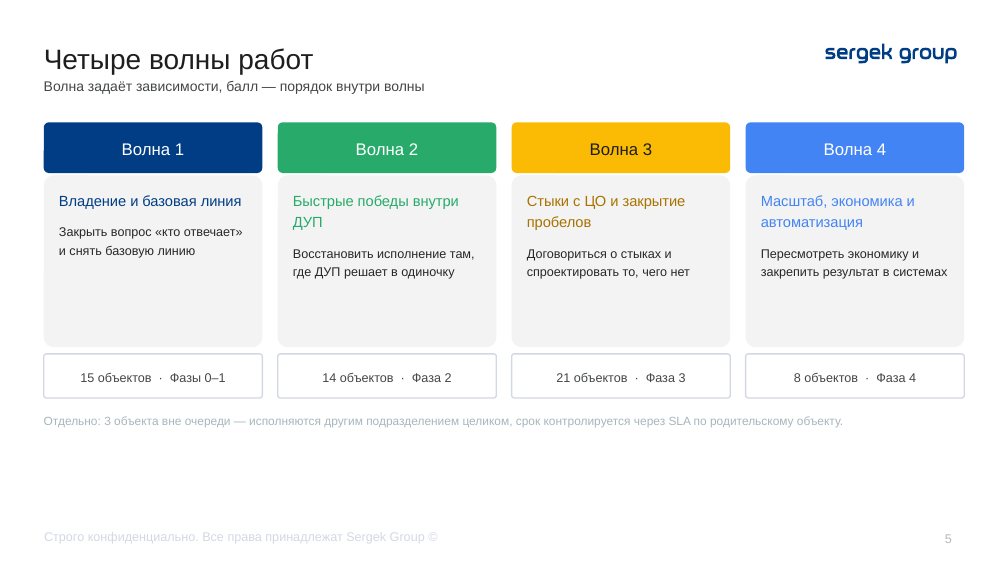
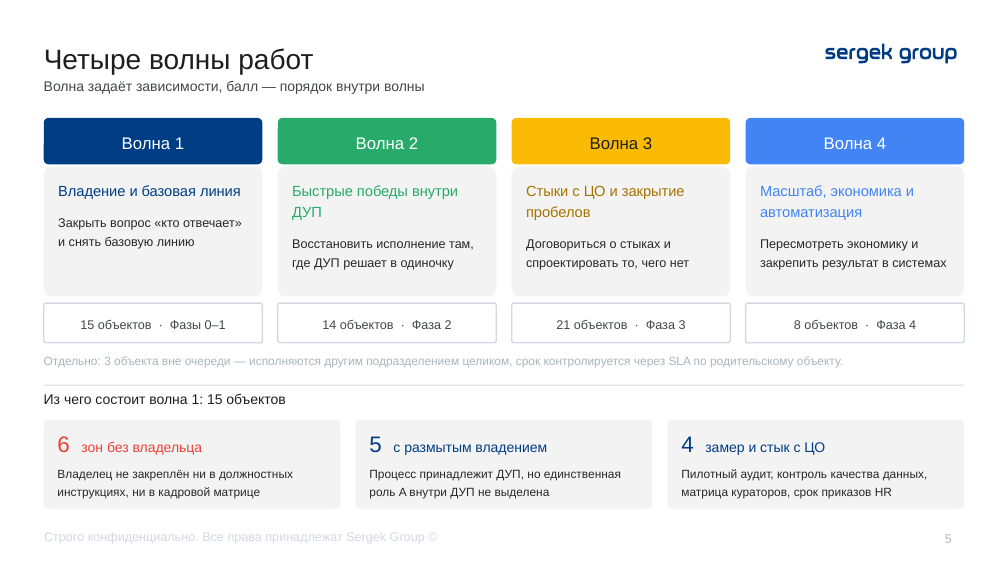
Before and after one commit to TemeshevProject/SG-DUP-Project, a slide deck: slide 5 of dup_project/02_Презентация/ДУП_Приоритеты_реинжиниринга_презентация.pptx. Drawn at 1008x567 pixels with LibreOffice and Linux fonts; fonts in the diff are those of the drawing. Boxes give left, top, right and bottom in pixels: in the first picture for what was removed or moved away, otherwise in the second. Text is boxed around its words. In the diff, an @@ line names an element or a change of style, - is before the commit and + after.

```diff
--- a/dup_project/02_Презентация/ДУП_Приоритеты_реинжиниринга_презентация.pptx
+++ b/dup_project/02_Презентация/ДУП_Приоритеты_реинжиниринга_презентация.pptx
@@ rounded rectangle "Волна 1": place and size @@
-rounded rectangle "Волна 1" at [43, 122, 262, 172]
+rounded rectangle "Волна 1" at [43, 118, 262, 164]
@@ rounded rectangle "Волна 2": place and size @@
-rounded rectangle "Волна 2" at [278, 122, 497, 172]
+rounded rectangle "Волна 2" at [278, 118, 497, 164]
@@ rounded rectangle "Волна 3": place and size @@
-rounded rectangle "Волна 3" at [512, 122, 731, 172]
+rounded rectangle "Волна 3" at [512, 118, 731, 164]
@@ rounded rectangle "Волна 4": place and size @@
-rounded rectangle "Волна 4" at [746, 122, 965, 172]
+rounded rectangle "Волна 4" at [746, 118, 965, 164]
@@ rounded rectangle "Владение и базовая линия": place and size @@
-rounded rectangle "Владение и базовая линия" at [43, 175, 262, 348]
+rounded rectangle "Владение и базовая линия" at [43, 166, 262, 296]
@@ rounded rectangle "Быстрые победы внутри ДУП": place and size @@
-rounded rectangle "Быстрые победы внутри ДУП" at [278, 175, 497, 348]
+rounded rectangle "Быстрые победы внутри ДУП" at [278, 166, 497, 296]
@@ rounded rectangle "Стыки с ЦО и закрытие ...": place and size @@
-rounded rectangle "Стыки с ЦО и закрытие ..." at [512, 175, 731, 348]
+rounded rectangle "Стыки с ЦО и закрытие ..." at [512, 166, 731, 296]
@@ rounded rectangle "Масштаб, экономика и автоматизация": place and size @@
-rounded rectangle "Масштаб, экономика и автоматизация" at [746, 175, 965, 348]
+rounded rectangle "Масштаб, экономика и автоматизация" at [746, 166, 965, 296]
@@ rounded rectangle "15 объектов · Фазы 0–1": place and size @@
-rounded rectangle "15 объектов · Фазы 0–1" at [43, 354, 262, 398]
+rounded rectangle "15 объектов · Фазы 0–1" at [43, 303, 262, 343]
@@ rounded rectangle "14 объектов · Фаза 2": place and size @@
-rounded rectangle "14 объектов · Фаза 2" at [278, 354, 497, 398]
+rounded rectangle "14 объектов · Фаза 2" at [278, 303, 497, 343]
@@ rounded rectangle "21 объектов · Фаза 3": place and size @@
-rounded rectangle "21 объектов · Фаза 3" at [512, 354, 731, 398]
+rounded rectangle "21 объектов · Фаза 3" at [512, 303, 731, 343]
@@ rounded rectangle "8 объектов · Фаза 4": place and size @@
-rounded rectangle "8 объектов · Фаза 4" at [746, 354, 965, 398]
+rounded rectangle "8 объектов · Фаза 4" at [746, 303, 965, 343]
@@ text "Отдельно: 3 объекта вне очереди ...": place and size @@
-text "Отдельно: 3 объекта вне очереди ..." at [44, 416, 843, 427]
+text "Отдельно: 3 объекта вне очереди ..." at [44, 356, 843, 367]
@@ rectangle added at [43, 385, 964, 386], fill #D4D8E4 @@
@@ text added at [44, 393, 285, 404], 10 pt, text #1E1E1E @@
+Из чего состоит волна 1: 15 объектов
@@ rounded rectangle added at [43, 420, 340, 510], fill #F3F3F3, 8.5 pt, text #282828 @@
+6 зон без владельца
+Владелец не закреплён ни в должностных инструкциях, ни в кадровой матрице
@@ rounded rectangle added at [356, 420, 652, 510], fill #F3F3F3, 8.5 pt, text #282828 @@
+5 с размытым владением
+Процесс принадлежит ДУП, но единственная роль A внутри ДУП не выделена
@@ rounded rectangle added at [667, 420, 964, 510], fill #F3F3F3, 8.5 pt, text #282828 @@
+4 замер и стык с ЦО
+Пилотный аудит, контроль качества данных, матрица кураторов, срок приказов HR
```
Also in this commit, not shown: 1 other file.
